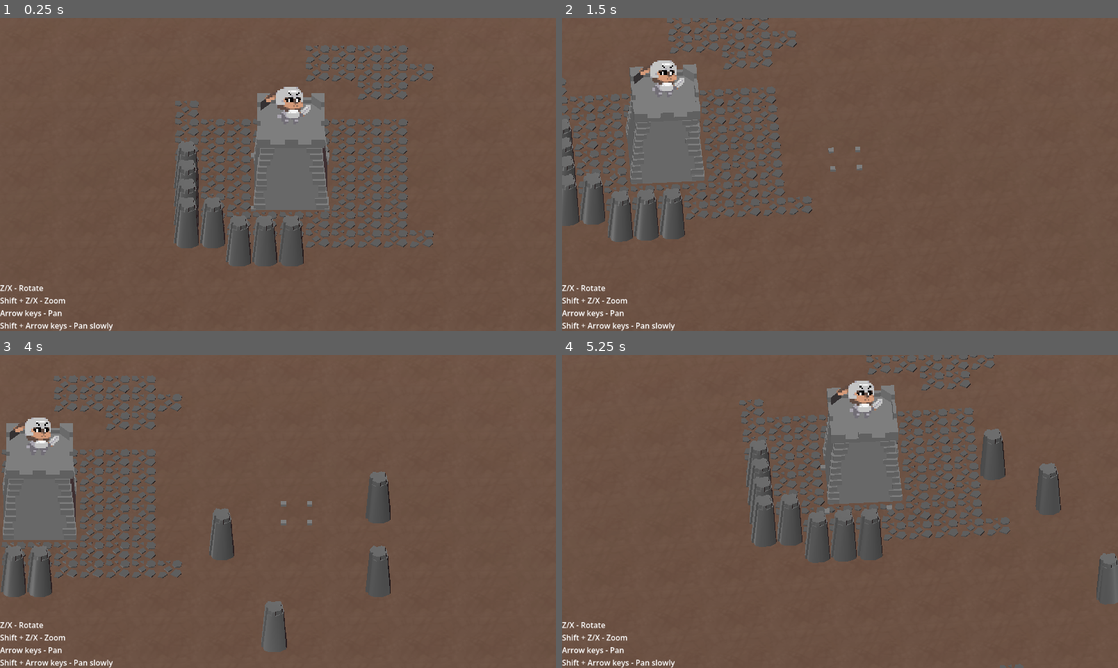
Above: before the commit, frames 1-4 (two rows, left to right).
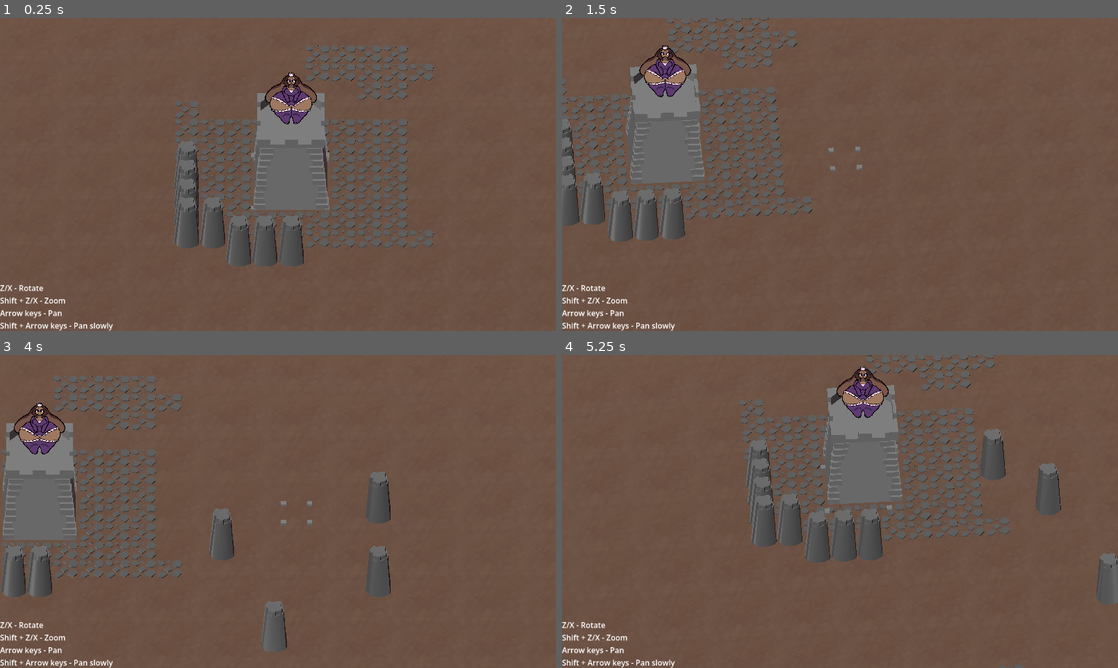
Above: after the commit, the same moments.

Repository: dairycultist/furry-roguelike-platformer
Game: Godot game, scene res://scene.tscn
Two runs of this game, one before a commit and one after it. Both use one fixed random seed, a clock stepped at 60 frames per second and the inputs below.
Inputs:
- Up to frame 1 (0.25 s): no input
- Up to frame 2 (1.5 s): hold Right (pan_right) 0.53-1.28 s; tap Space (use_tool) at 0.6 s; hold Down (pan_down) from 1.28 s (still down); tap X (camalt_negative) at 1.35 s
- Up to frame 3 (4 s): tap Space (use_tool) at 1.55, 2.3, 3.05, 3.6 s; release Down (pan_down) at 2.03 s; hold Right (pan_right) 2.03-2.78 s; tap Z (camalt_positive) at 2.1 s; hold Up (pan_up) 2.78-3.53 s; tap Shift (modify_action) at 2.85 s; hold Left (pan_left) from 3.53 s (still down)
- Up to frame 4 (5.25 s): tap Space (use_tool) at 4.35 s; release Left (pan_left) at 5.03 s; hold Down (pan_down) from 5.03 s (still down); tap X (camalt_negative) at 5.1 s

The runs differ from the first frame. In frame 1, 0.8% of the frame differs, in the area x 47-57%, y 17-34%; in frame 2, 0.9%; in frame 3, 0.8%; in frame 4, 0.9%, in the area x 49-59%, y 3-21%.

Commit message:
Add queen sprite

Diff:
--- a/better_gridmap.gd
+++ b/better_gridmap.gd
@@ -93,6 +93,7 @@
 	else:
 		return get_cell_item(posi) < 0;
 
-##
+## Sets a cell (without checking its contents!), accounting for MergeGroups and
+## 3x3 cells (automatically placing/removing the surrounding "occupied" cells).
 func set_cell(pos: Vector3i, _type: String):
 	set_cell_item(pos, 1);
--- a/project.godot
+++ b/project.godot
@@ -62,6 +62,16 @@
 "events": [Object(InputEventKey,"resource_local_to_scene":false,"resource_name":"","device":-1,"window_id":0,"alt_press …(191 unchanged characters)…
 ]
 }
+inc_tool={
+"deadzone": 0.2,
+"events": [Object(InputEventKey,"resource_local_to_scene":false,"resource_name":"","device":-1,"window_id":0,"alt_pressed":false,"shift_pressed":false,"ctrl_pressed":false,"meta_pressed":false,"pressed":false,"keycode":0,"physical_keycode":83,"key_label":0,"unicode":115,"location":0,"echo":false,"script":null)
+]
+}
+dec_tool={
+"deadzone": 0.2,
+"events": [Object(InputEventKey,"resource_local_to_scene":false,"resource_name":"","device":-1,"window_id":0,"alt_pressed":false,"shift_pressed":false,"ctrl_pressed":false,"meta_pressed":false,"pressed":false,"keycode":0,"physical_keycode":65,"key_label":0,"unicode":97,"location":0,"echo":false,"script":null)
+]
+}
 
 [physics]
 
--- a/scene.tscn
+++ b/scene.tscn
@@ -1,10 +1,10 @@
 [gd_scene format=3 uid="uid://d3tflhq8vgolo"]
 
-[ext_resource type="Texture2D" uid="uid://pm06j71lvbcl" path="res://test_sprite.png" id="2_3253y"]
 [ext_resource type="Script" uid="uid://bmrhjtsltso2s" path="res://better_gridmap.gd" id="2_m7jmp"]
 [ext_resource type="Script" uid="uid://btguypw88w8b6" path="res://player.gd" id="2_nxogm"]
 [ext_resource type="MeshLibrary" uid="uid://case15hofb14m" path="res://terrain_library.tres" id="3_3253y"]
 [ext_resource type="Texture2D" uid="uid://di8cf2ijph50w" path="res://dirt.png" id="4_u3cyc"]
+[ext_resource type="Texture2D" uid="uid://c38ou85yof2mh" path="res://sprites/queen/queen.png" id="5_m7jmp"]
 
 [sub_resource type="PlaneMesh" id="PlaneMesh_lxpj2"]
 size = Vector2(100, 100)
@@ -88,9 +88,10 @@
 [node name="Sprite" type="Sprite3D" parent="." unique_id=1524805806]
 transform = Transform3D(1, 0, 0, 0, 1, 0, 0, 0, 1, 0.5, 3.192, 0.5)
 centered = false
-offset = Vector2(-16, 0)
-pixel_size = 0.0625
+offset = Vector2(-128, 0)
+pixel_size = 0.0078126
 billboard = 1
 shaded = true
+alpha_cut = 1
 texture_filter = 0
-texture = ExtResource("2_3253y")
+texture = ExtResource("5_m7jmp")
Binary file added: sprites/queen/queen.png
Not shown, changed: sprites/queen/queen.png.import
Binary file removed: test_sprite.png
Not shown, added: sprites/queen/queen.kra
